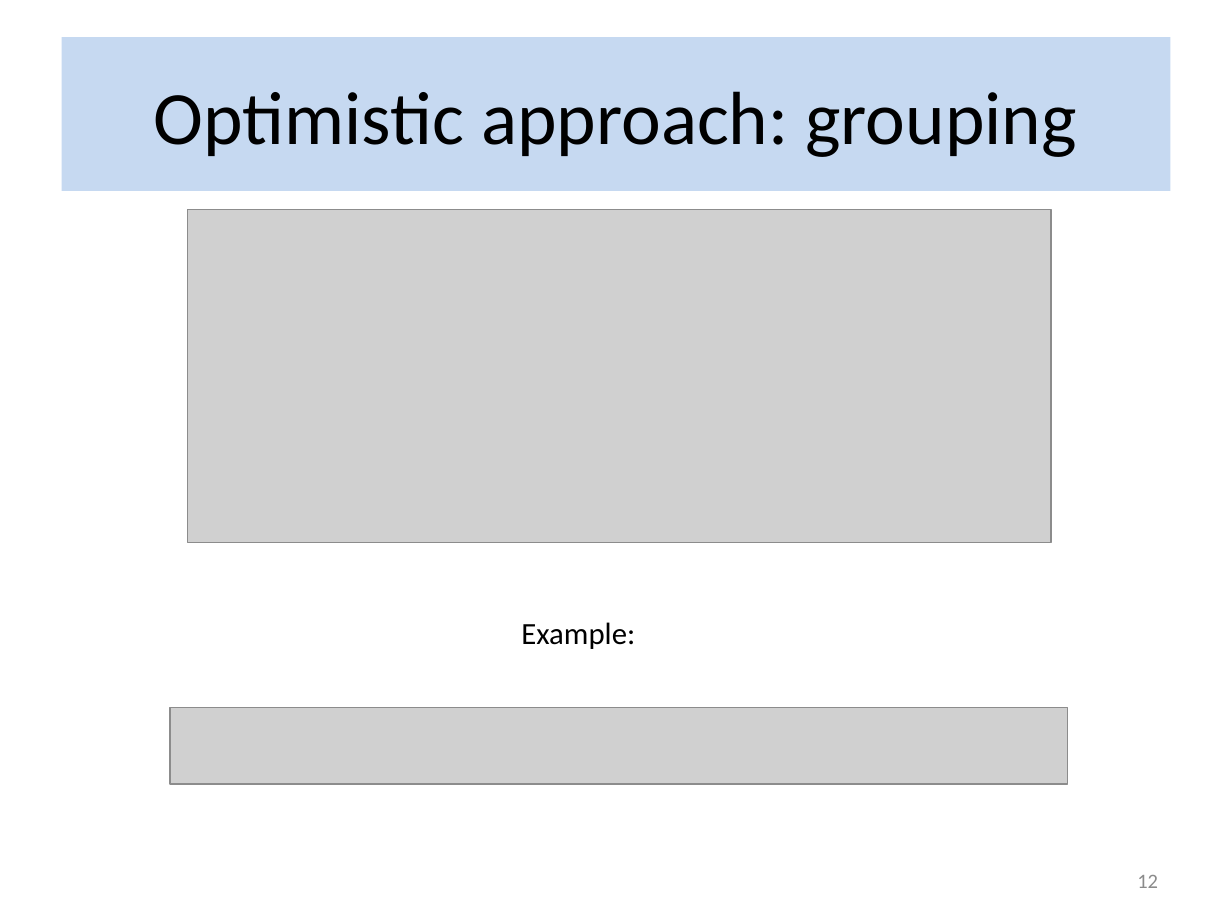
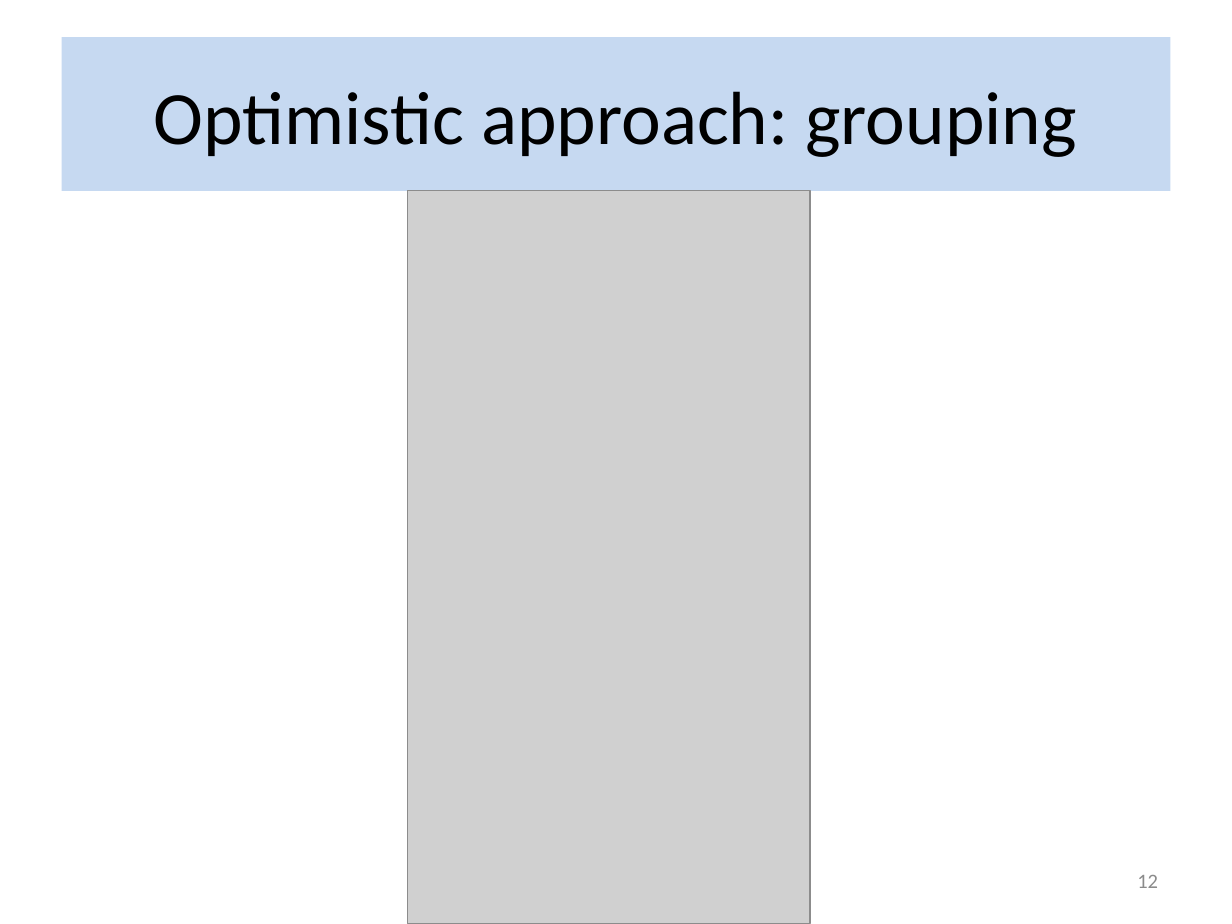
Before and after one commit to flame-stream/Papers, a slide deck: slide 12 of 2018/invalidation/slides.pptx. Drawn at 1232x924 pixels with LibreOffice and Linux fonts; fonts in the diff are those of the drawing; grey boxes stand for pictures; background and template pictures are left out. Boxes give left, top, right and bottom in pixels: in the first picture for what was removed or moved away, otherwise in the second. Text is boxed around its words. In the diff, an @@ line names an element or a change of style, - is before the commit and + after.

```diff
--- a/2018/invalidation/slides.pptx
+++ b/2018/invalidation/slides.pptx
@@ picture removed at (187, 209, 1051, 542) @@
@@ picture added at (408, 191, 811, 924) @@
@@ text removed at (521, 622, 635, 649) @@
-Example:
@@ picture removed at (170, 707, 1068, 784) @@
```
Also in this commit, not shown: 7 other slides changed.
